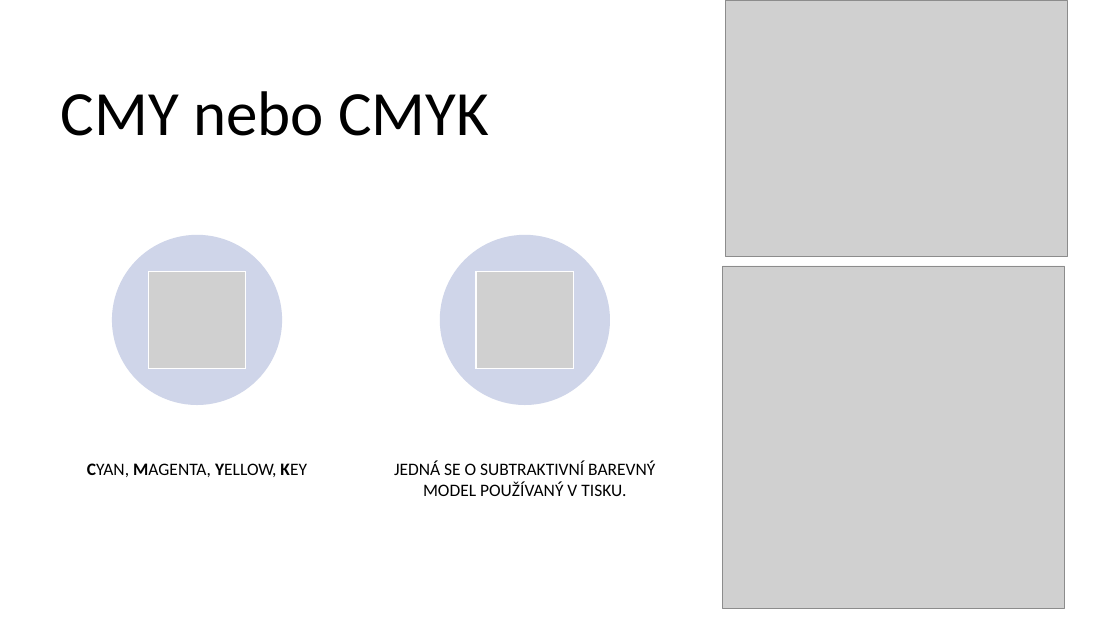
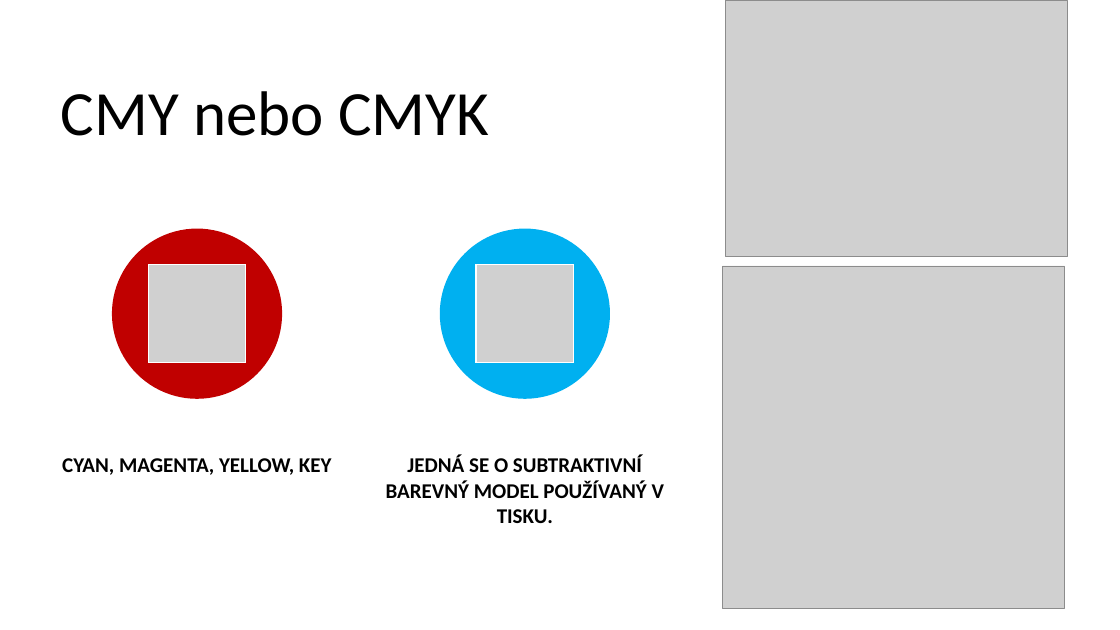
Before and after one commit to ibabayev7/barva, a slide deck: slide 7 of Presentation for IT.pptx. Drawn at 1120x630 pixels with LibreOffice and Linux fonts; fonts in the diff are those of the drawing; grey boxes stand for pictures. Boxes give left, top, right and bottom in pixels: in the first picture for what was removed or moved away, otherwise in the second. Text is boxed around its words. In the diff, an @@ line names an element or a change of style, - is before the commit and + after.

Commit message:
4 bes

```diff
--- a/Presentation for IT.pptx
+++ b/Presentation for IT.pptx
@@ ellipse at <box>112,229,282,399</box>: fill #CFD5EA to #C00000 @@
@@ 2 pictures, 2 ellipses: place and size @@
-2 pictures, 2 ellipses at <box>112,235,611,406</box>
+2 pictures, 2 ellipses at <box>112,229,611,399</box>
@@ ellipse at <box>440,229,611,399</box>: fill #CFD5EA to #00B0F0 @@
@@ text added at <box>62,458,332,475</box>, 18 pt, text #000000, bold @@
+CYAN, MAGENTA, YELLOW, KEY
@@ text removed at <box>87,463,307,477</box> @@
-CYAN, MAGENTA, YELLOW, KEY
@@ text "JEDNÁ SE O SUBTRAKTIVNÍ BAREVNÝ ..." at <box>386,455,664,523</box>: size 15 to 18 pt, bold on; more space between paragraphs @@
```
Also in this commit, not shown: 14 other slides changed.
